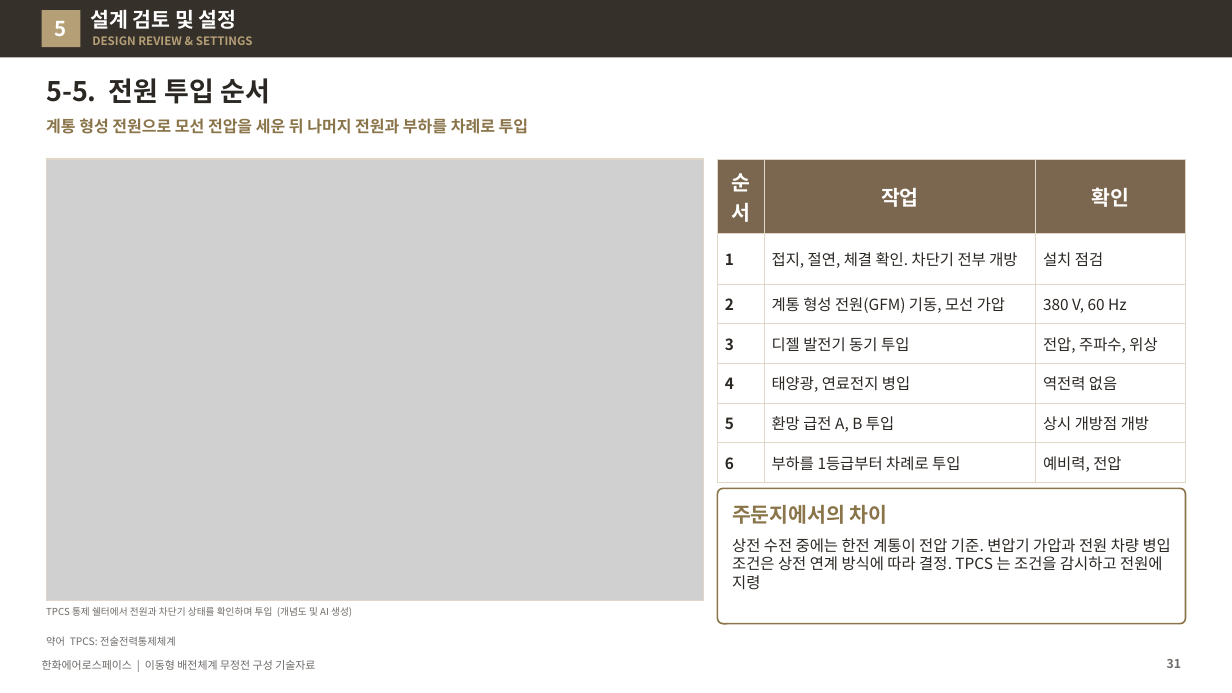
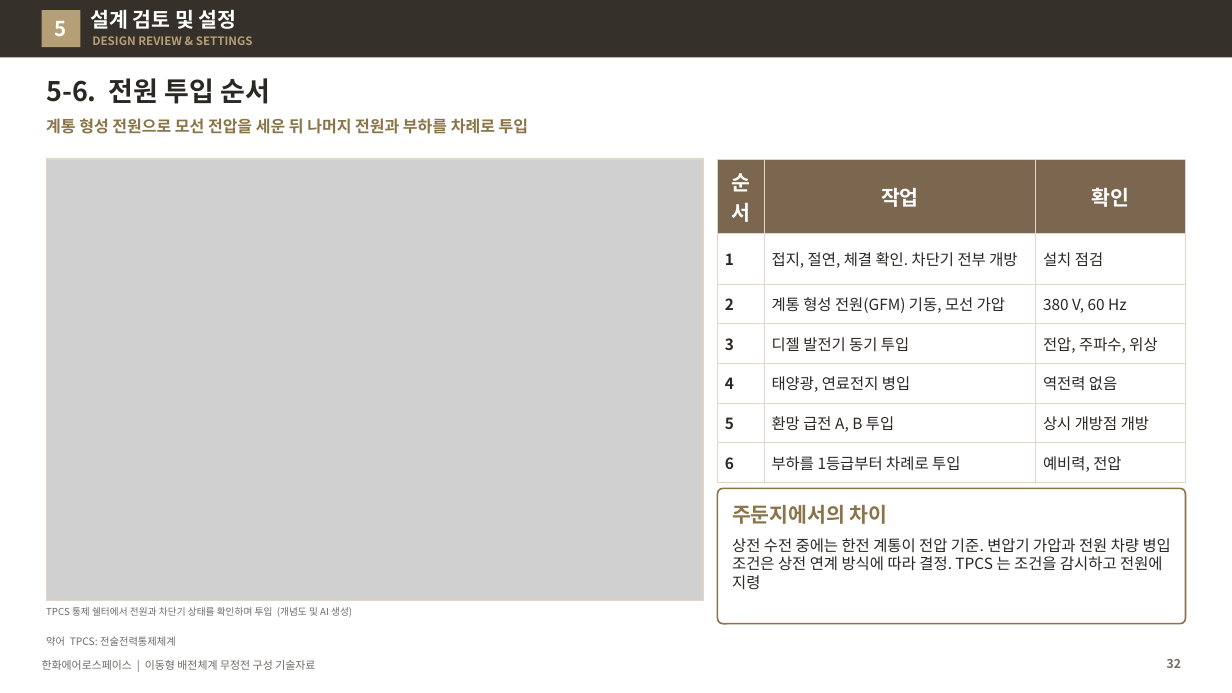
Before and after one commit to byunjd112-hue/headroom, a slide deck: slide 32 of mobile_ems/docs/out/IFPS_이동형배전체계_무정전구성_기술자료_Rev72.pptx (slide 31 before the commit). Drawn at 1232x693 pixels with LibreOffice and Linux fonts; fonts in the diff are those of the drawing; grey boxes stand for pictures. Boxes give left, top, right and bottom in pixels: in the first picture for what was removed or moved away, otherwise in the second. Text is boxed around its words. In the diff, an @@ line names an element or a change of style, - is before the commit and + after.

```diff
--- a/mobile_ems/docs/out/IFPS_이동형배전체계_무정전구성_기술자료_Rev72.pptx
+++ b/mobile_ems/docs/out/IFPS_이동형배전체계_무정전구성_기술자료_Rev72.pptx
@@ title at [46, 78, 270, 104]: text changed @@
-5-5. 전원 투입 순서
+5-6. 전원 투입 순서
@@ page number at [1167, 659, 1181, 668]: text changed @@
-31
+32
```
Also in this commit, not shown: 14 other slides changed, 1 slide added, 4 other files.
